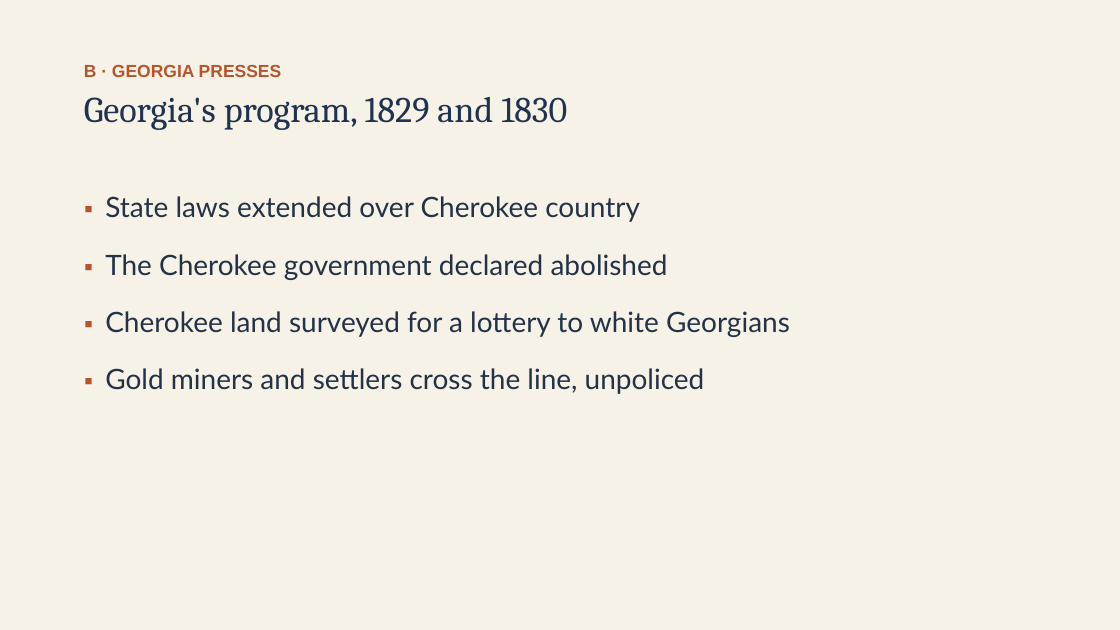
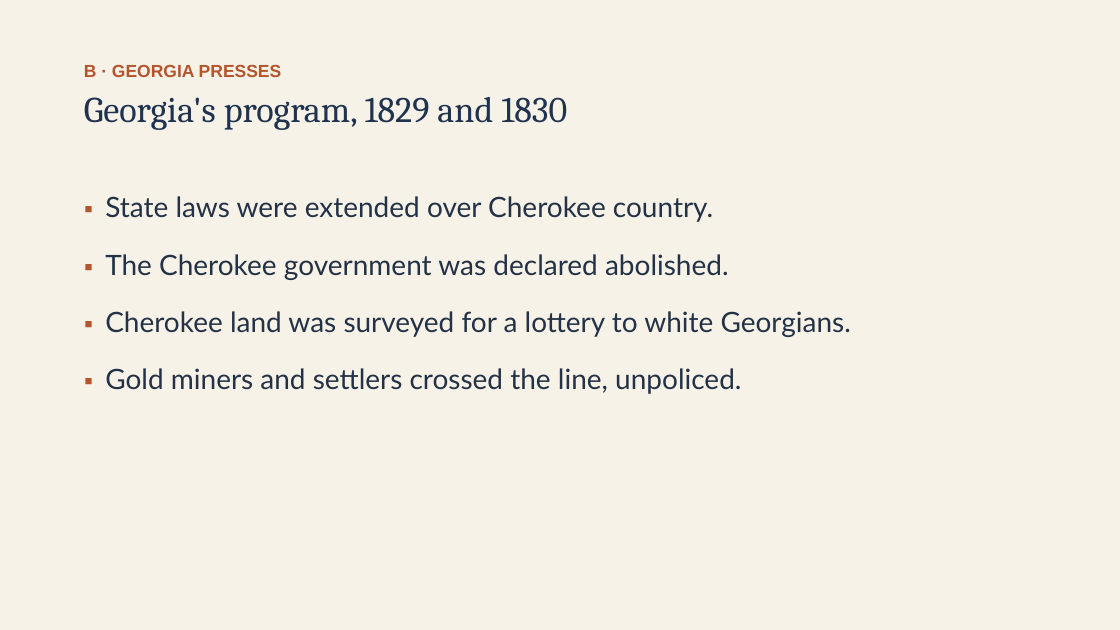
Before and after one commit to ab17gthb/humanities-curriculum-group, a slide deck: slide 9 of jackson-reform/lesson-02/lesson-02-slides.pptx. Drawn at 1120x630 pixels with LibreOffice and Linux fonts; fonts in the diff are those of the drawing. Boxes give left, top, right and bottom in pixels: in the first picture for what was removed or moved away, otherwise in the second. Text is boxed around its words. In the diff, an @@ line names an element or a change of style, - is before the commit and + after.

```diff
--- a/jackson-reform/lesson-02/lesson-02-slides.pptx
+++ b/jackson-reform/lesson-02/lesson-02-slides.pptx
@@ text at (x1=105, y1=196, x2=851, y2=394): text changed @@
-▪ State laws extended over Cherokee country
-▪ The Cherokee government declared abolished
-▪ Cherokee land surveyed for a lottery to white Georgians
-▪ Gold miners and settlers cross the line, unpoliced
+▪ State laws were extended over Cherokee country.
+▪ The Cherokee government was declared abolished.
+▪ Cherokee land was surveyed for a lottery to white Georgians.
+▪ Gold miners and settlers crossed the line, unpoliced.
```
Also in this commit, not shown: 10 other slides changed, 6 other files.
